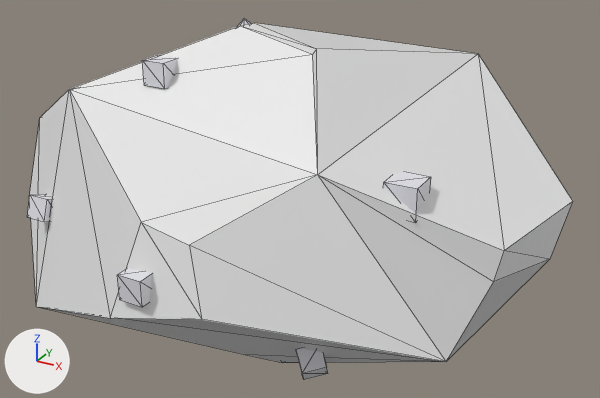
What one commit did to the glTF model EQFleet/assets/model/asteroid.glb.
Before and after are seen from a camera (50 mm lens) standing at (3.66, -5.94, 3.07) and looking at (0.14, 0.45, -0.13). The lights are fixed; the arrows at lower left show +X, +Y and +Z. The first picture is the older version. Mesh edges are drawn as thin lines. Vertices at exactly the same position are counted once.

Before the edit, the objects in view are built like this:
```python
me_cube_001 = bpy.data.meshes.new('Cube.001')
me_cube_001.from_pydata(...)  # 128 vertices, 204 faces; spans x -2.67..2.58, y -1.9..2.69, z -1.66..1.6
# faces by material slot: [60, 144]
me_cube_001.materials.append(mat_materialbase)  # white #e7e7e7
me_cube_001.materials.append(mat_materialore)  # white #e1e1e7
ob_cube = bpy.data.objects.new('Cube', me_cube_001)
ob_cube.location = (0.0, 0.0, 0.0)
```
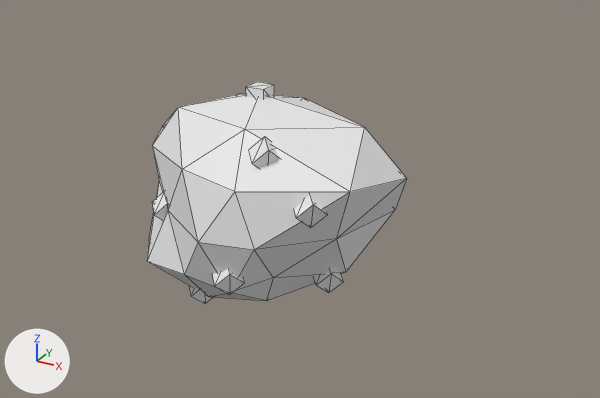
Boxes (x1, y1, x2, y2) around the edits, measured in the pictures (600 x 398 px; the box of a moved part takes in the faces that stretch with it):
'Cube', reshaped, moved (52% narrower, 39% shorter): before (27, 18, 573, 380); after (147, 82, 407, 303)
part 1 of me_cube_001, added: after (246, 82, 274, 100)
part 2 of me_cube_001, moved or reshaped (not visible afterwards): before (237, 18, 250, 27)
part 3 of me_cube_001, moved or reshaped: before (117, 268, 153, 307); after (213, 269, 245, 294)
part 4 of me_cube_001, moved or reshaped (mostly hidden afterwards): before (296, 348, 328, 380); after (190, 286, 213, 303)
part 5 of me_cube_001, moved or reshaped: before (142, 55, 177, 89); after (152, 192, 168, 220)
part 6 of me_cube_001, moved or reshaped: before (383, 172, 431, 222); after (294, 195, 328, 228)
part 7 of me_cube_001, moved or reshaped: before (27, 194, 52, 222); after (314, 270, 344, 293)
part 8 of me_cube_001, moved or reshaped (not visible before): after (249, 136, 280, 168)
part 9 of me_cube_001, added: after (147, 94, 407, 301)
part 10 of me_cube_001, deleted: before (29, 23, 573, 363)

Diff of the bpy script that builds the scene:
```diff
--- a/EQFleet/assets/model/asteroid.glb.py
+++ b/EQFleet/assets/model/asteroid.glb.py
@@ mat_ore @@
+mat_ore = principled_material('Ore')
+mat_ore.base_color = (0.81, 0.81, 0.81)  # white #e8e8e8
@@ me_cube_001 @@
 # used by ob_cube; location = (0.0, 0.0, 0.0)
-me_cube_001.from_pydata(...)  # 128 vertices, 204 faces; spans x -2.67..2.58, y -1.9..2.69, z -1.66..1.6
+me_cube_001.from_pydata(...)  # 146 vertices, 236 faces; spans x -1.2..1.37, y -1.0..1.07, z -0.93..1.06
+# me_cube_001 part 1: a new loose piece, a box spanning x -0.1..0.08, y -0.06..0.11, z 0.88..1.06, in mat_ore (white #e8e8e8)
+# me_cube_001 part 2: the loose piece of 8 vertices spanning x -0.91..-0.53, y 0.74..1.08, z 1.06..1.41 is multiplied about its middle by the matrix ((0.082, -0.796, -0.134), (0.72, 0.133, -0.349), (0.364, -0.083, 0.72)), then moved by (-0.07, -0.61, -0.8), in mat_ore (white #e8e8e8)
+# me_cube_001 part 3: the loose piece of 8 vertices spanning x -0.11..0.11, y -1.88..-1.67, z -0.11..0.11 is multiplied about its middle by the matrix ((0.317, -0.523, 0.564), (0.539, 0.586, 0.241), (-0.549, 0.274, 0.562)), then moved by (0.16, 0.95, -0.36), in mat_ore (white #e8e8e8)
+# me_cube_001 part 4: the loose piece of 8 vertices spanning x 0.64..0.99, y -0.75..-0.37, z -1.32..-0.97 is multiplied about its middle by the matrix ((-0.399, -0.239, 0.665), (-0.031, -0.757, -0.29), (0.705, -0.168, 0.363)), then moved by (-1.17, 0.09, 0.36), in mat_ore (white #e8e8e8)
+# me_cube_001 part 5: the loose piece of 8 vertices spanning x -0.85..-0.63, y -0.52..-0.3, z 1.09..1.31 is multiplied about its middle by the matrix ((0.309, -0.51, 0.55), (0.526, 0.571, 0.235), (-0.535, 0.267, 0.548)), then moved by (0.07, -0.12, -1.22), in mat_ore (white #e8e8e8)
+# me_cube_001 part 6: the loose piece of 8 vertices spanning x 1.38..1.66, y -0.49..-0.21, z 0.36..0.63 is multiplied about its middle by the matrix ((0.244, -0.402, 0.434), (0.415, 0.451, 0.185), (-0.422, 0.211, 0.432)), then moved by (-0.67, -0.31, -0.14), in mat_ore (white #e8e8e8)
+# me_cube_001 part 7: the loose piece of 8 vertices spanning x -2.08..-1.86, y -0.9..-0.62, z -0.34..-0.06 is multiplied about its middle by the matrix ((0.309, -0.313, 0.682), (0.526, 0.616, 0.045), (-0.535, 0.425, 0.437)), then moved by (2.7, 0.66, -0.36), in mat_ore (white #e8e8e8)
+# me_cube_001 part 8: the loose piece of 8 vertices spanning x 0.2..0.55, y 1.65..1.98, z 0.81..1.08 is multiplied about its middle by the matrix ((-0.106, -0.426, 0.682), (0.8, -0.128, 0.045), (0.084, 0.678, 0.437)), then moved by (0.03, -2.38, -0.26), in mat_ore (white #e8e8e8)
+# me_cube_001 part 9: a new loose piece of 42 vertices spanning x -1.2..1.37, y -1.0..1.0, z -0.85..1.0, in mat_materialbase (white #e7e7e7)
+# me_cube_001 part 10: 32 vertices removed from x -2.67..2.58, y -1.9..2.69, z -1.66..1.6
+# other edits to the shape of me_cube_001 do not show in these pictures
 me_cube_001.materials.append(mat_materialbase)
-me_cube_001.materials.append(mat_materialore)  # white #e1e1e7
+me_cube_001.materials.append(mat_ore)  # white #e8e8e8
@@ ob_cube @@
 ob_cube = bpy.data.objects.new('Cube', me_cube_001)
-ob_cube.location = (0.0, 0.0, 0.0)
+ob_cube.location = (-0.011, -0.002, 0.01)
```
